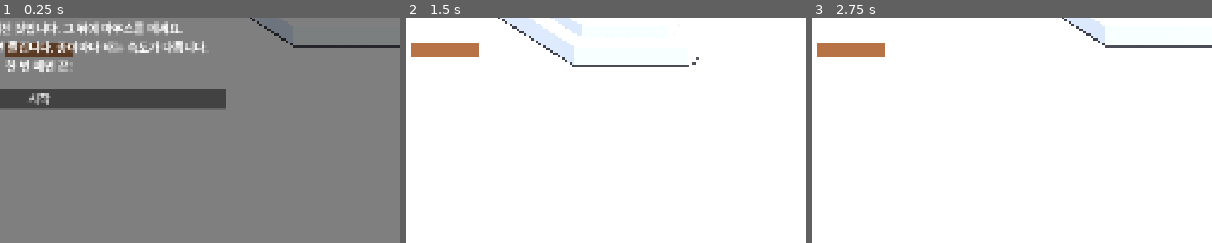
Above: before the commit, frames 1-3 (left to right).
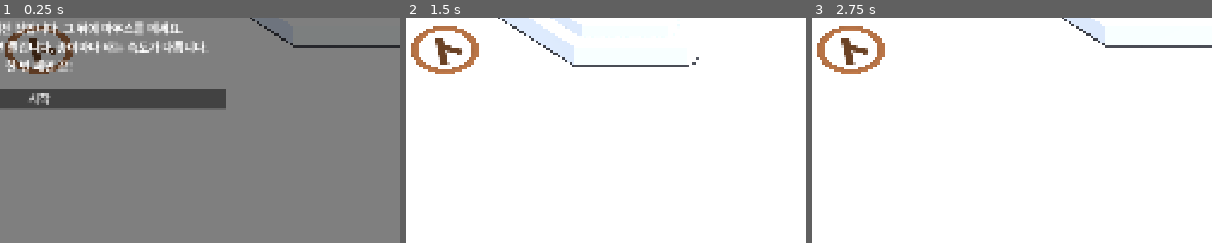
Above: after the commit, the same moments.

Repository: hahaha13791/mincho-game
Game: Godot game, scene res://minigames/vanishing_ink/vanishing_ink.tscn
Same seed, same stepped clock (60 frames per second), same inputs: the game is played once before the commit and once after it. This scene is started directly instead of the project's main scene.
Inputs (mouse positions are % of the whole screen's width and height, from its top left):
- Up to frame 1 (0.25 s): no input
- Up to frame 2 (1.5 s): click "시작" at 0.5 s; tap Enter at 1.25 s; move the mouse to (72, 45) at 1.27 s; click (72, 45) at 1.42 s
- Up to frame 3 (2.75 s): tap Space at 2 s; move the mouse to (30, 55) at 2.02 s; click (30, 55) at 2.17 s
The pictures show only the part of the screen within x 45-95%, y 42-92%; the shares and areas given below are measured in that part.

The runs differ from the first frame. In frame 1, 1.4% of the frame differs, in the area x 2-18%, y 3-25%; in frame 2, 1.8%; in frame 3, 1.8%.

Commit message:
feat(vanishing_ink): 지울 기표를 갈색 막대 대신 '卜' 투표 도장(반민초 색 인주)으로
Co-Authored-By: Claude Opus 5.5 <noreply@anthropic.com>
Claude-Session: https://claude.ai/code/session_01Vwi6rniWjHWN2EhyiYoRbx

Diff:
--- a/minigames/vanishing_ink/vanishing_ink.gd
+++ b/minigames/vanishing_ink/vanishing_ink.gd
@@ -7,6 +7,7 @@
 const PALETTE: Palette = preload("res://common/style/palette.tres")
 const CONFIG: IroningConfig = preload("res://minigames/vanishing_ink/ironing_config.tres")
 const IRON: PackedScene = preload("res://minigames/vanishing_ink/props/iron.tscn")
+const STAMP_MARK: PackedScene = preload("res://common/stamp_mark.tscn")
 const PAPER_SIZE: Vector3 = Vector3(4.0, 0.1, 3.0)
 const INNER_SIZE: Vector3 = Vector3(3.5, 0.12, 2.5)
 const IRON_REST_POS: Vector3 = Vector3(5.0, 1.6, 0.0) # 종이 옆에 치워 두어 기표를 가리지 않는다
@@ -25,7 +26,7 @@
 var _steamed: bool = false
 var _edge_mat: StandardMaterial3D
 var _inner_mat: StandardMaterial3D
-var _mark: MeshInstance3D
+var _mark: Node3D # 지울 반민초 기표
 var _iron: Node3D
 var _steam: CPUParticles3D
 var _iron_tween: Tween
@@ -177,8 +178,11 @@
 	_inner_mat = (inner.mesh as BoxMesh).material as StandardMaterial3D
 	add_child(inner)
 
-	_mark = _box(Vector3(1.2, 0.02, 0.35), PALETTE.anti_mincho)
-	_mark.position = Vector3(0.0, INNER_SIZE.y + 0.01, 0.0)
+	_mark = STAMP_MARK.instantiate() # 반민초 쪽에 찍힌 '卜' 기표. 반민초 색 인주
+	_mark.ink = PALETTE.anti_mincho
+	_mark.scale = Vector3.ONE * 2.4
+	_mark.position = Vector3(0.0, INNER_SIZE.y + 0.005, 0.0)
+	_mark.rotation.y = 0.15
 	add_child(_mark)
 
 	_iron = IRON.instantiate() # 바닥판이 안쪽 면을 덮고 테두리만 드러남
